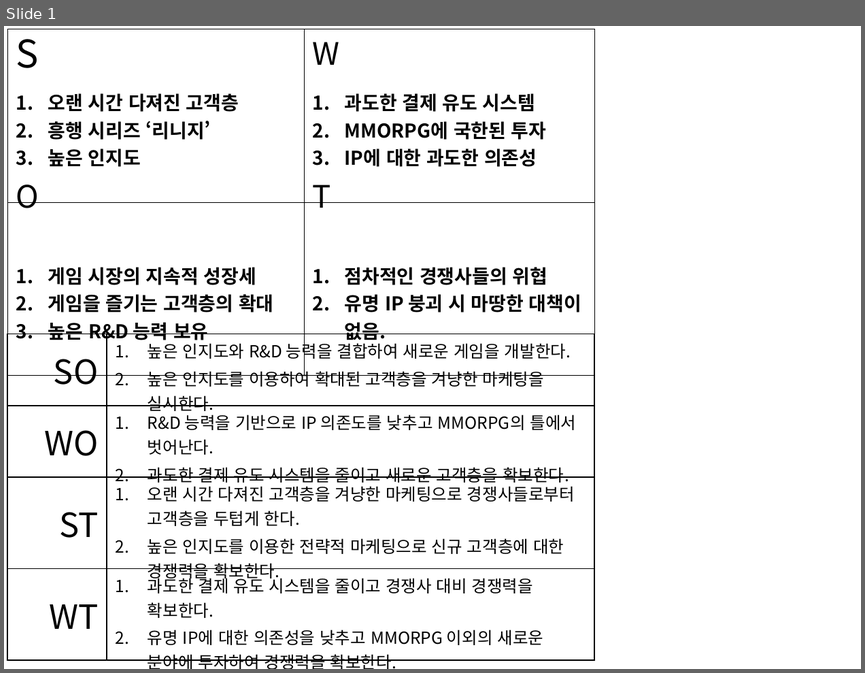
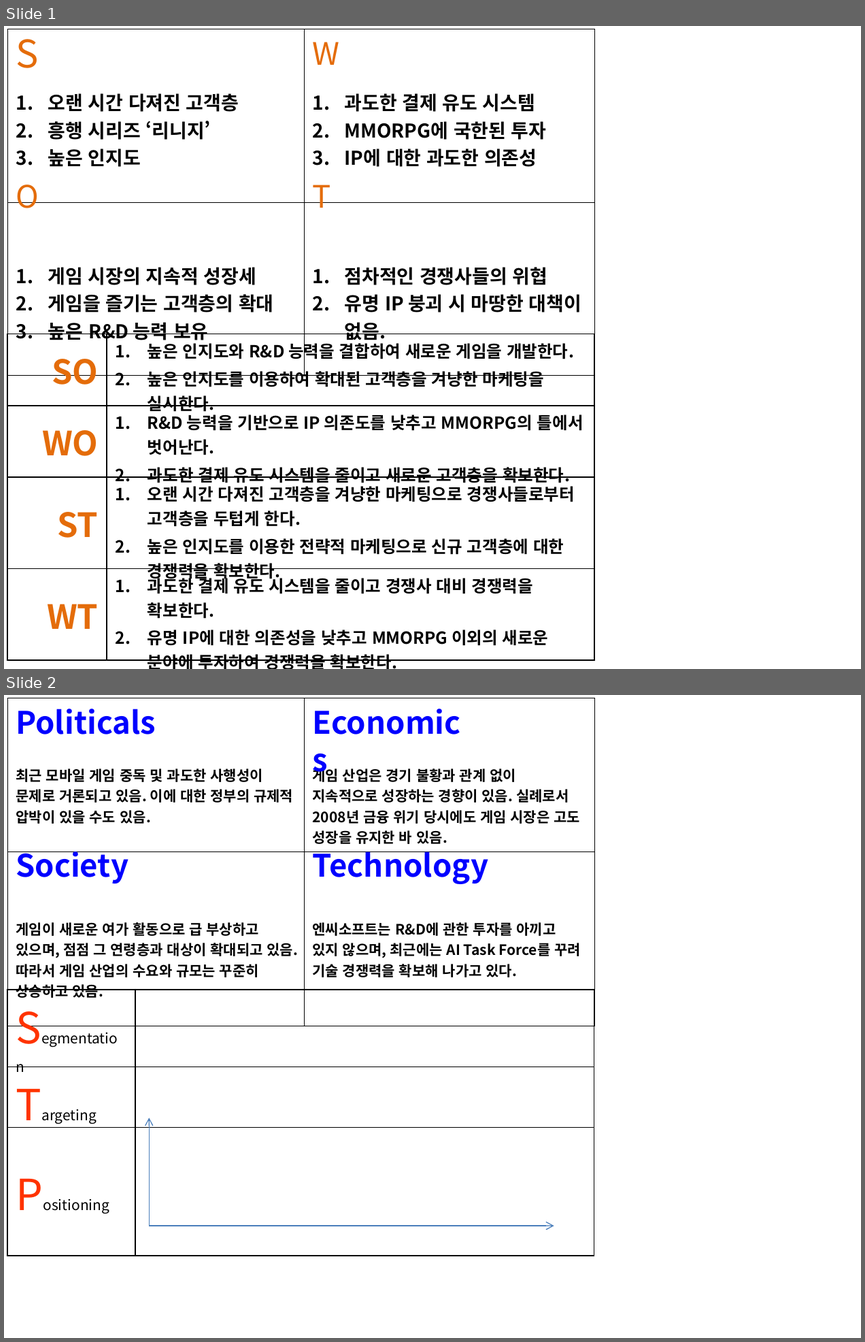
Before and after one commit to producer82/---, a slide deck: 파워포인트/환경 분석.pptx. Shown one above the other, each under a label of ours: slide 1 before the commit, slides 1 and 2 after it. The pictures are 865x673 and 865x1342 pixels, drawn with LibreOffice and Linux fonts; fonts in the diff are those of the drawing. Boxes give left, top, right and bottom in pixels: in the first picture for what was removed or moved away, otherwise in the second. Text is boxed around its words. In the diff, an @@ line names an element or a change of style, - is before the commit and + after.

```diff
--- a/파워포인트/환경 분석.pptx
+++ b/파워포인트/환경 분석.pptx
@@ slide 2 added at box(4, 695, 861, 1338), background #FFFFFF @@
@@ table added at box(7, 698, 594, 1000), 2 rows, 2 columns @@
+최근 모바일 게임 중독 및 과도한 사행성이 문제로 거론되고 있음. 이에 대한 정부의 규제적 압박이 있을 수도 있음. | 게임 산업은 경기 불황과 관계 없이 지속적으로 성장하는 경향이 있음. 실례로서 2008년 금융 위기 당시에도 게임 시장은 고도 성장을 유지한 바 있음.
+게임이 새로운 여가 활동으로 급 부상하고 있으며, 점점 그 연령층과 대상이 확대되고 있음. / 따라서 게임 산업의 수요와 규모는 꾸준히 상승하고 있음. | 엔씨소프트는 R&D에 관한 투자를 아끼고 있지 않으며, 최근에는 AI Task Force를 꾸려 기술 경쟁력을 확보해 나가고 있다.
@@ text added at box(16, 709, 156, 734), 26 pt, text #0000FF, bold @@
+Politicals
@@ text added at box(304, 699, 473, 745), 26 pt, text #0000FF, bold @@
+Economics
@@ text added at box(16, 851, 128, 884), 26 pt, text #0000FF, bold @@
+Society
@@ text added at box(313, 851, 488, 884), 26 pt, text #0000FF, bold @@
+Technology
@@ table added at box(7, 989, 594, 1239), 3 rows, 2 columns @@
+Segmentation | 
+Targeting | 
+Positioning | 
@@ arrow added from (149, 1225) to (149, 1117), #4B7EBC 0.75 pt @@
@@ arrow added from (149, 1225) to (554, 1225), #4B7EBC 0.75 pt @@
@@ slide 1 changed as well @@
@@ text colour #000000 to #E46C0A in 4 elements at box(16, 39, 38, 68), box(313, 42, 340, 65), box(16, 184, 39, 208), box(313, 184, 331, 208) @@
@@ table at box(7, 333, 594, 669) @@
@@ text colour #000000 to #E46C0A in "SO", "WO", "ST", "WT" @@
@@ bold on @@
```
Also in this commit, not shown: 1 slide removed, 5 other files.
